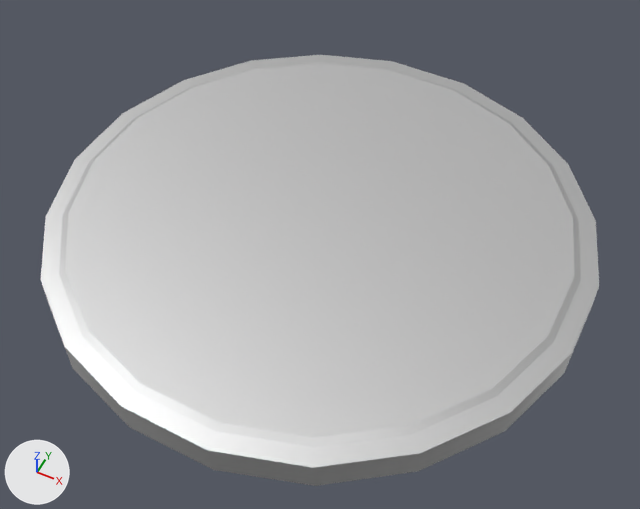
Before and after pictures for a commit that changed the Blender file TileButton.blend.
The view is the same before and after, from a camera (50 mm lens) standing at (0.169, -0.346, 0.405) and looking at (0.011, -0.028, 0.008). Lighting does not change. The marker at lower left points along +X, +Y and +Z.

Names of what the first picture shows: 'TileButton'.
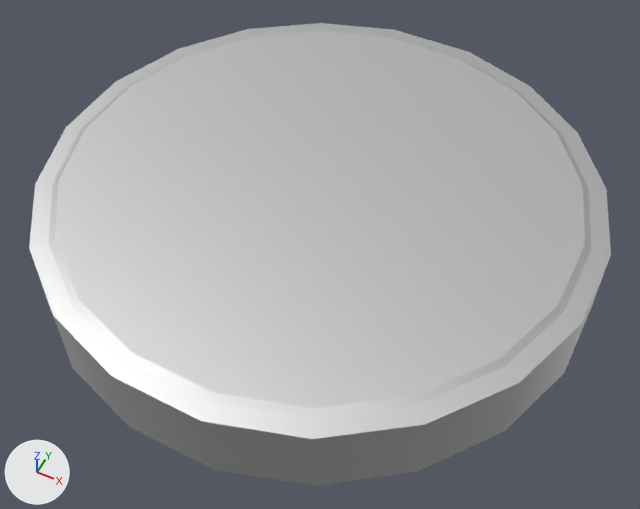
Commit message: made mesh taller

The change, as JSON lines over the scene's bpy script:
```json
{"block": "me_crypts_pavilion_2", "where": "me_crypts_pavilion_2.from_pydata(...)  # 81 vertices, 140 faces; spans x -16.3..16.7, y -17.6..15.4, z 0.0..2.3"}
{"block": "me_crypts_pavilion_2", "where": "# used by ob_tilebutton; location = (0.0, 0.0, 0.0); scale = (0.01, 0.01, 0.01)"}
{"block": "me_crypts_pavilion_2", "change": "me_crypts_pavilion_2 part 1: all 61 vertices in x -16.3..16.7, y -17.6..15.3, z 1.9..2.3 are moved by (0.0, 0.0, 2.7)"}
```

Location of each change, [x1, y1, x2, y2] in pixels of the pictures (640 x 509 px):
```json
{"object": "TileButton", "change": "reshaped", "before": [41, 55, 599, 486], "after": [29, 23, 611, 486], "on screen": "7% taller"}
```
